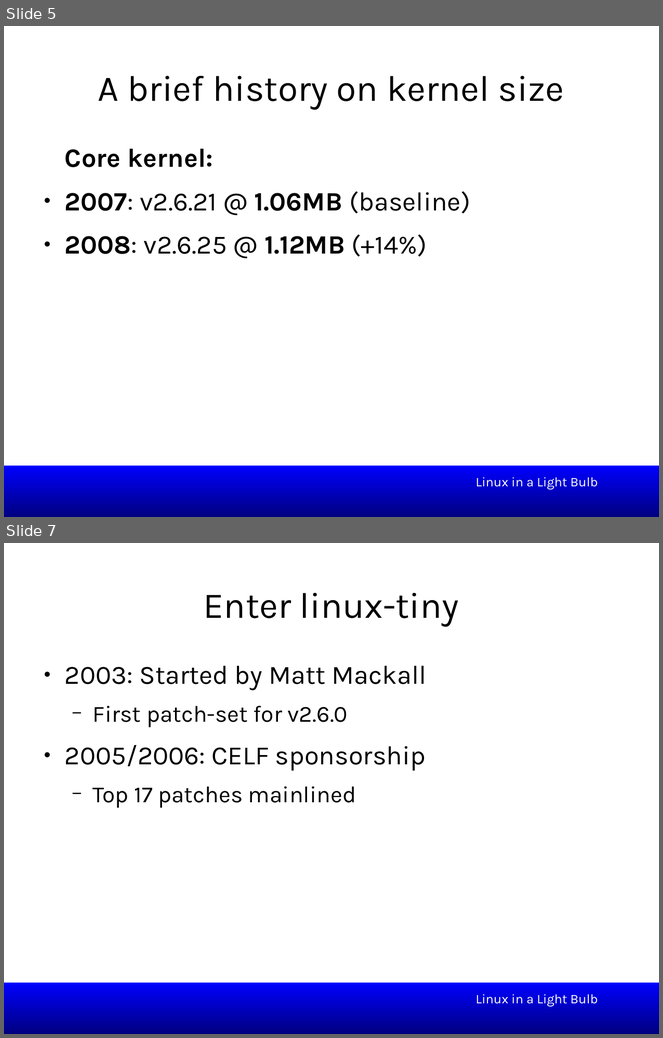
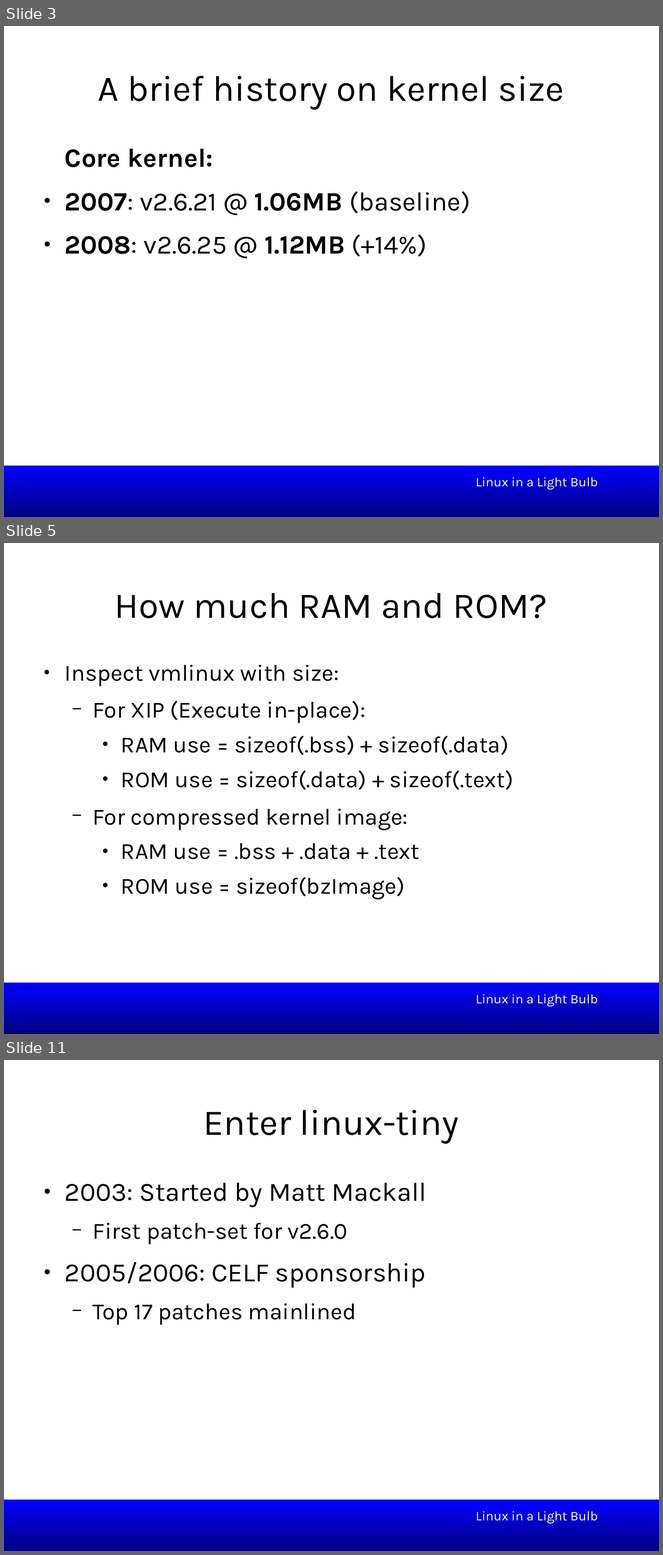
Before and after one commit to smipi1/elce2015, a slide deck: presentations/Linux_In_a_Lightbulb-Where_are_we_on_tinification-ELCE2015.odp. Shown one above the other, each under a label of ours: slides 5 and 7 before the commit, slides 3, 5 and 11 after it; the slides between them are not shown. The pictures are 663x1038 and 663x1555 pixels, drawn with LibreOffice and Linux fonts; fonts in the diff are those of the drawing; background and template pictures are left out. Boxes give left, top, right and bottom in pixels: in the first picture for what was removed or moved away, otherwise in the second. Text is boxed around its words. In the diff, an @@ line names an element or a change of style, - is before the commit and + after.

Commit message:
wip: kernel size background and history

```diff
--- a/presentations/Linux_In_a_Lightbulb-Where_are_we_on_tinification-ELCE2015.odp
+++ b/presentations/Linux_In_a_Lightbulb-Where_are_we_on_tinification-ELCE2015.odp
@@ slide 5 added at [4,543,659,1034], background #FFFFFF; not listed: 1 template element that a slide beside it also shows @@
@@ title added at [115,593,548,618], 44 pt, text #000000 @@
+How much RAM and ROM?
@@ text added at [65,665,514,900], 28 pt, text #000000 @@
+● Inspect vmlinux with size:
+  − For XIP (Execute in-place):
+    ● RAM use = sizeof(.bss) + sizeof(.data)
+    ● ROM use = sizeof(.data) + sizeof(.text)
+  − For compressed kernel image:
+    ● RAM use = .bss + .data + .text
+    ● ROM use = sizeof(bzImage)
@@ text added at [476,994,598,1007], 16 pt, text #FFFFFF @@
+Linux in a Light Bulb
@@ what was slide 5 is now slide 3 @@
@@ what was slide 7 is now slide 11 @@
```
Also in this commit, not shown: 3 slides changed, 3 other slides added.
